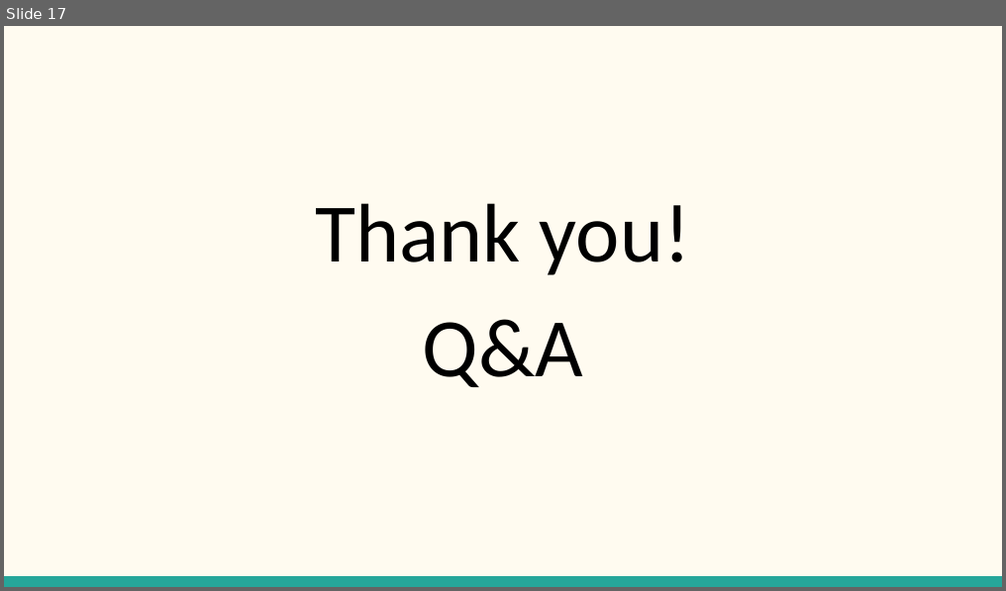
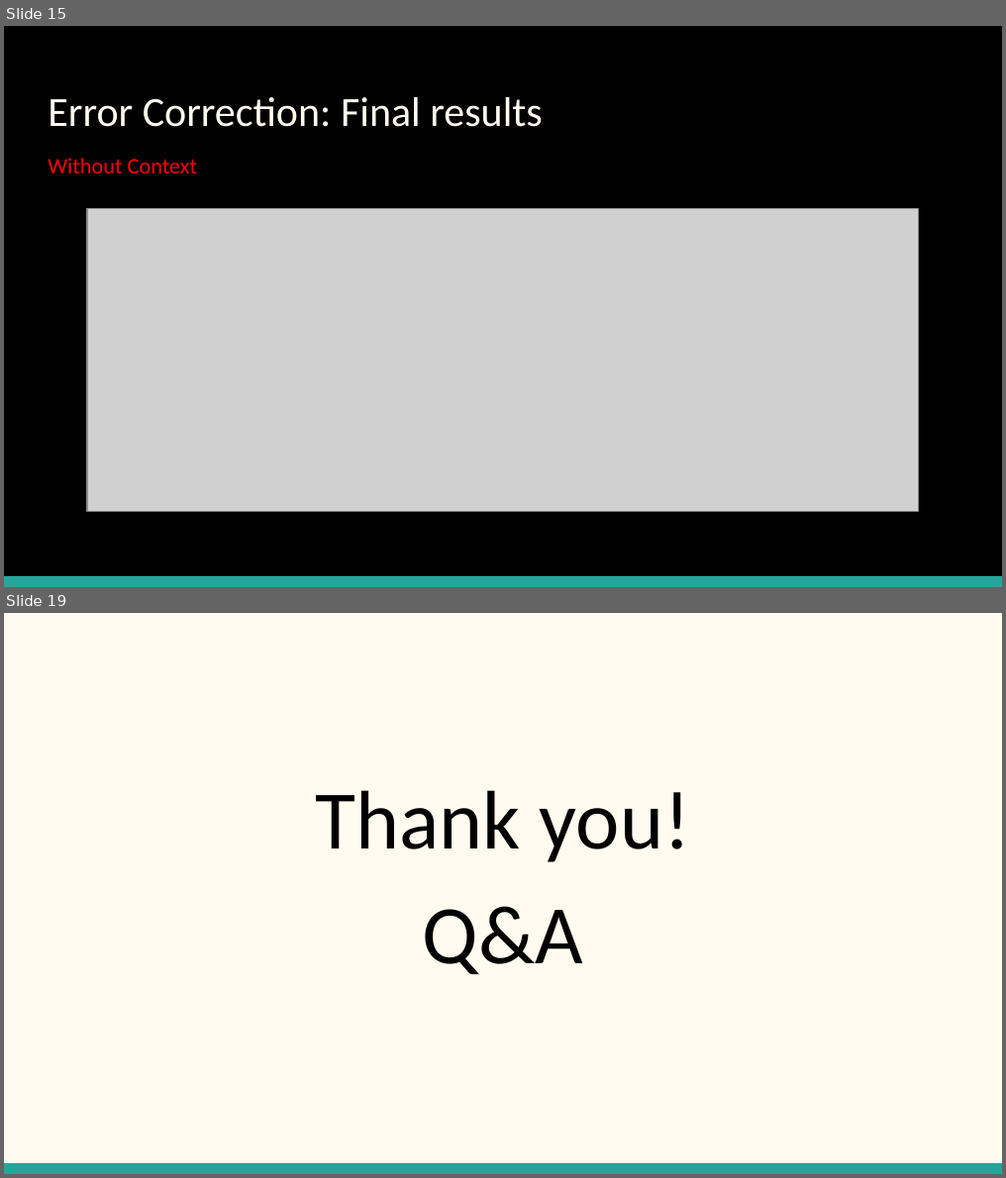
Before and after one commit to TZstatsADS/Fall2018-Project4-sec1--sec1proj4_grp6, a slide deck: doc/Sec 1 Proj 4 Group 6.pptx. Shown one above the other, each under a label of ours: slide 17 before the commit, slides 15 and 19 after it; the slides between them are not shown. The pictures are 1006x591 and 1006x1178 pixels, drawn with LibreOffice and Linux fonts; fonts in the diff are those of the drawing; grey boxes stand for pictures. Boxes give left, top, right and bottom in pixels: in the first picture for what was removed or moved away, otherwise in the second. Text is boxed around its words. In the diff, an @@ line names an element or a change of style, - is before the commit and + after.

```diff
--- a/doc/Sec 1 Proj 4 Group 6.pptx
+++ b/doc/Sec 1 Proj 4 Group 6.pptx
@@ slide 15 added at [4,26,1002,587], background #000000; not listed: 1 template element that a slide beside it also shows @@
@@ title added at [48,97,542,127], 30 pt, text #FFFBF0 @@
+Error Correction: Final results
@@ text added at [48,158,197,174], 16 pt, text #FF0000 @@
+Without Context
@@ picture added at [87,208,918,512] @@
@@ what was slide 17 is now slide 19 @@
```
Also in this commit, not shown: 3 other slides added, 2 slides removed, 4 other files.
